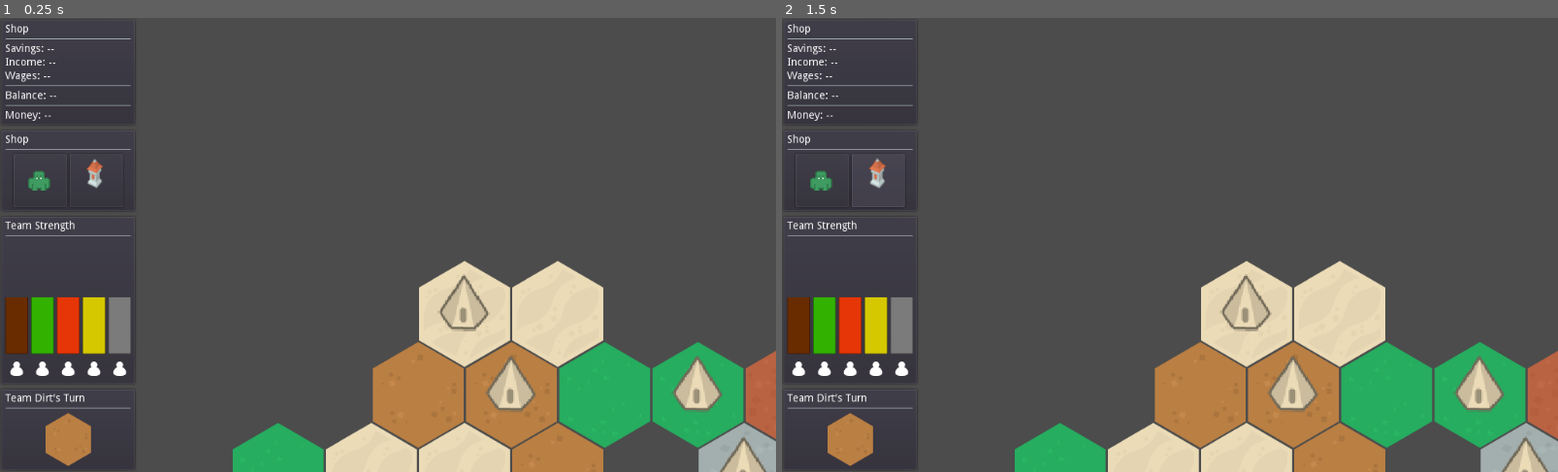
Above: before the commit, frames 1-2 (left to right).
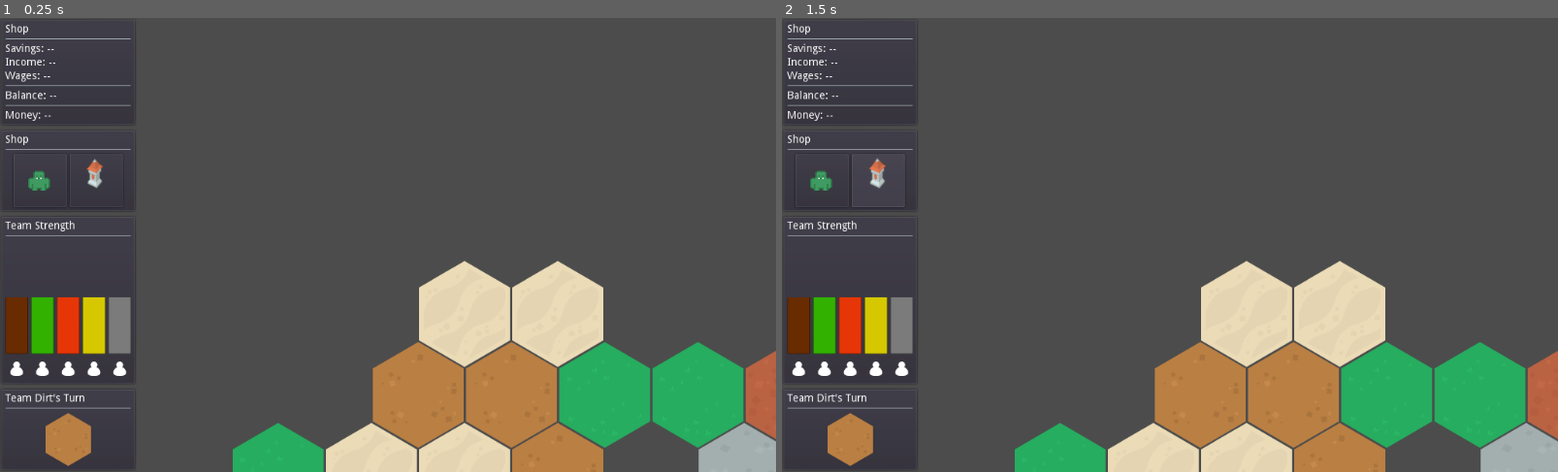
Above: after the commit, the same moments.

Repository: GreenArmadilloLizard/MPSlay
Game: Godot game, scene res://Level/World_1.tscn
The game is run twice, just before and just after one commit, with the same random seed, the same clock (stepped at 60 frames per second) and the same inputs. This scene is started directly instead of the project's main scene.
Inputs (mouse positions are in pixels of both pictures, inside the frame that each line leads up to):
- Up to frame 1 (0.25 s): no input
- Up to frame 2 (1.5 s): click (820, 181) at 0.5 s; click (875, 181) at 1.25 s

The runs differ from the first frame. In frame 1, 1.5% of the frame differs, in the area x 56-99%, y 56-100%; in frame 2, 1.5%.
Error after the commit: Parse Error: The method "get_global_mouse_position" isn't declared in the current class. (res://Scripts/MapManager.gd:62)

Commit message:
Need to fix base wages stacking on place and troops dieing from cpu

Diff:
--- a/Scripts/Base.gd
+++ b/Scripts/Base.gd
@@ -17,3 +17,9 @@
 	savings = money
 	balance = savings + income + wages
 	money = balance
+
+func print_self():
+	print("savings: " + str(savings))
+	print("income: " + str(income))
+	print("wages: " + str(wages))
+	print("money: " + str(money))
--- a/Scripts/GameLogic.gd
+++ b/Scripts/GameLogic.gd
@@ -3,7 +3,7 @@
 signal start_of_turn(team)
 signal select(player, map_pos, base)
 
-export var max_players = 5
+const max_players = 5
 export var camera_speed := 3.0
 
 onready var cam := $Camera2D
@@ -13,9 +13,10 @@
 const player_scene := "res://Scenes/Human.tscn"
 const npc_scene := "res://Scenes/NPC.tscn"
 
+var used_units := []
+
+const possilbe_teams := [global.Team.Dirt, global.Team.Grass, global.Team.Mars, global.Team.Sand, global.Team.Stone]
 var current_team = global.Team.Dirt
-var used_units := []
-var possilbe_teams := [global.Team.Dirt, global.Team.Grass, global.Team.Mars, global.Team.Sand, global.Team.Stone]
 
 var player_count
 var npc_count
--- a/Scripts/MapManager.gd
+++ b/Scripts/MapManager.gd
@@ -56,6 +56,10 @@
 }
 
 var bases := []
+
+func _input(event):
+	if event.is_action_pressed("debug_i"):
+		print(get_base_with_pos(world_to_map(get_global_mouse_position())).print_self())
 
 func _ready():
 	if floor_map == null:
@@ -265,6 +269,7 @@
 	baseA.money += baseB.money
 # warning-ignore:return_value_discarded
 	remove_object(map_pos_B)
+	update_base_shop_effect(get_team(map_pos_A))
 
 # upgrades troop. returns true if possible
 func upgrade_troop(map_pos : Vector2):
--- a/project.godot
+++ b/project.godot
@@ -127,6 +127,11 @@
 "events": [ Object(InputEventMouseButton,"resource_local_to_scene":false,"resource_name":"","device":-1,"alt":false,"sh …(213 unchanged characters)…
  ]
 }
+debug_i={
+"deadzone": 0.5,
+"events": [ Object(InputEventKey,"resource_local_to_scene":false,"resource_name":"","device":0,"alt":false,"shift":false,"control":false,"meta":false,"command":false,"pressed":false,"scancode":73,"unicode":0,"echo":false,"script":null)
+ ]
+}
 
 [rendering]
 
Not shown, added: Level/Base_Level.tscn.tmp
